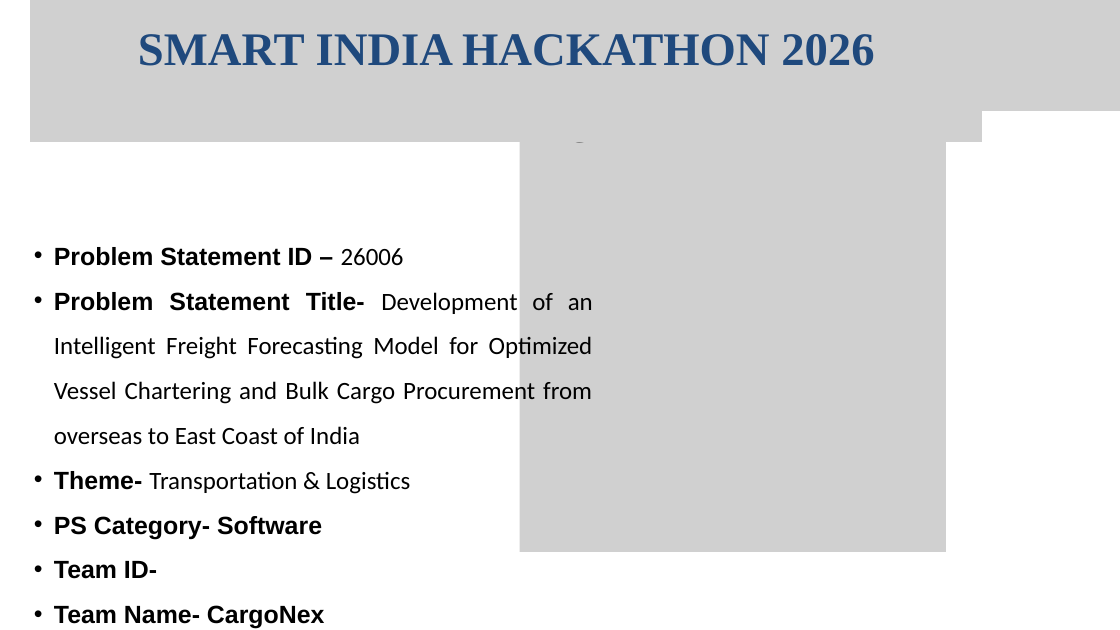
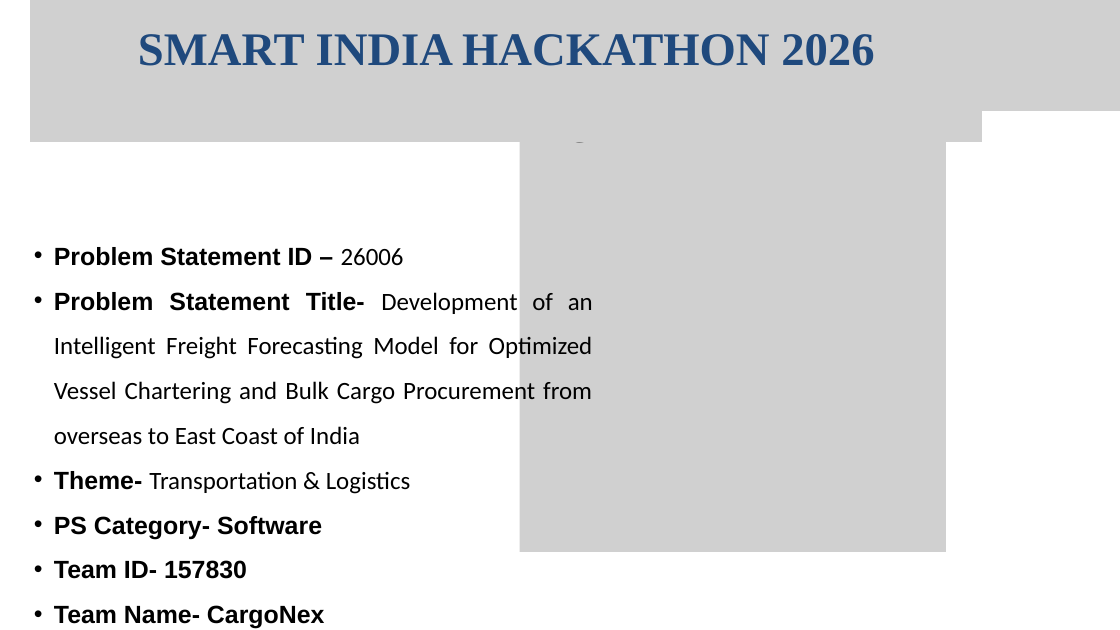
Before and after one commit to berasankhadeep20-lang/sih2026-freight-forecasting, a slide deck: slide 1 of SIH2026-IDEA-Presentation-Format .pptx.pptx. Drawn at 1120x630 pixels with LibreOffice and Linux fonts; fonts in the diff are those of the drawing; grey boxes stand for pictures. Boxes give left, top, right and bottom in pixels: in the first picture for what was removed or moved away, otherwise in the second. Text is boxed around its words. In the diff, an @@ line names an element or a change of style, - is before the commit and + after.

Commit message:
Added team id in ppt

```diff
--- a/SIH2026-IDEA-Presentation-Format .pptx.pptx
+++ b/SIH2026-IDEA-Presentation-Format .pptx.pptx
@@ text at <box>54,560,247,579</box>: text changed @@
-  • Team ID-
+  • Team ID- 157830
```
